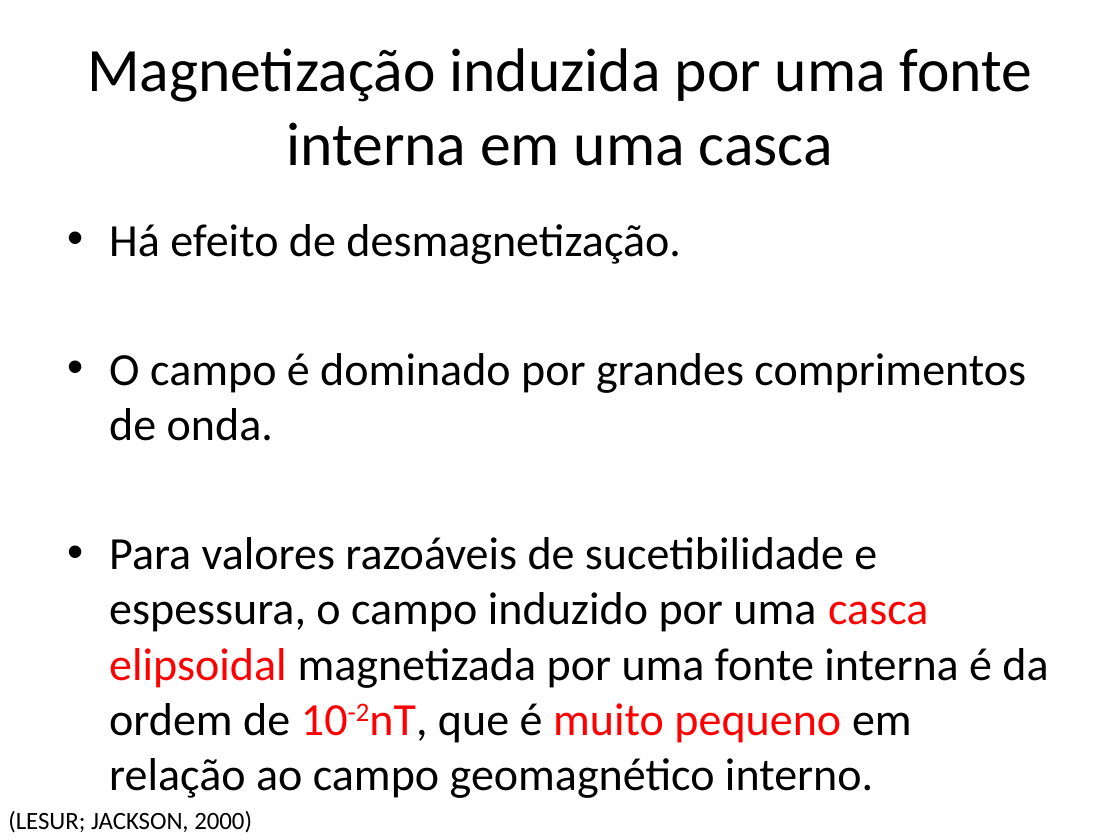
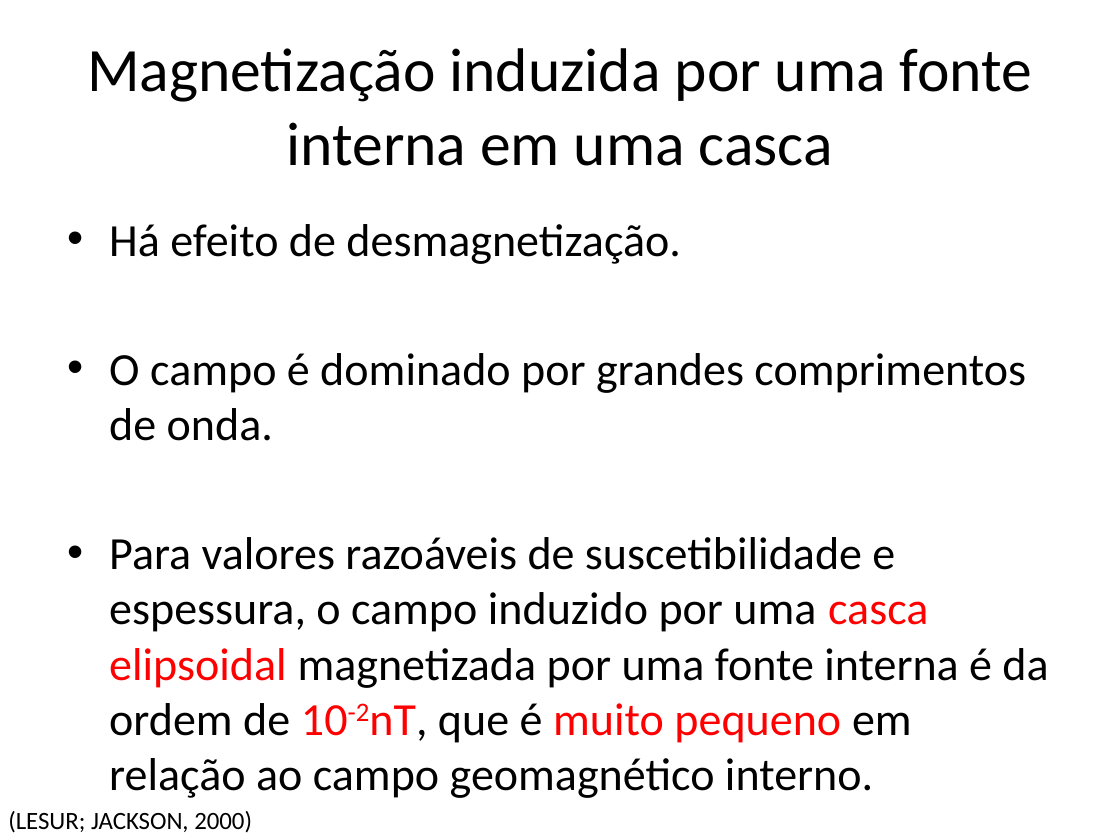
Before and after one commit to birocoles/Disciplina-metodos-potenciais, a slide deck: slide 65 of Aulas/Campo_geomagnetico/aula_campo_geomagnetico.pptx. Drawn at 1120x840 pixels with LibreOffice and Linux fonts; fonts in the diff are those of the drawing. Boxes give left, top, right and bottom in pixels: in the first picture for what was removed or moved away, otherwise in the second. Text is boxed around its words. In the diff, an @@ line names an element or a change of style, - is before the commit and + after.

Commit message:
update na descricao matematica do campo geomagnetico

```diff
--- a/Aulas/Campo_geomagnetico/aula_campo_geomagnetico.pptx
+++ b/Aulas/Campo_geomagnetico/aula_campo_geomagnetico.pptx
@@ text at [109,537,1048,798]: text changed @@
-• Para valores razoáveis de sucetibilidade e espessura, o campo induzido por uma casca elipsoidal magnetizada por uma fonte interna é da ordem de 10-2nT, que é muito pequeno em relação ao campo geomagnético interno.
+• Para valores razoáveis de suscetibilidade e espessura, o campo induzido por uma casca elipsoidal magnetizada por uma fonte interna é da ordem de 10-2nT, que é muito pequeno em relação ao campo geomagnético interno.
```
Also in this commit, not shown: 12 other slides changed, 7 slides added, 7 slides removed, 1 other file.
